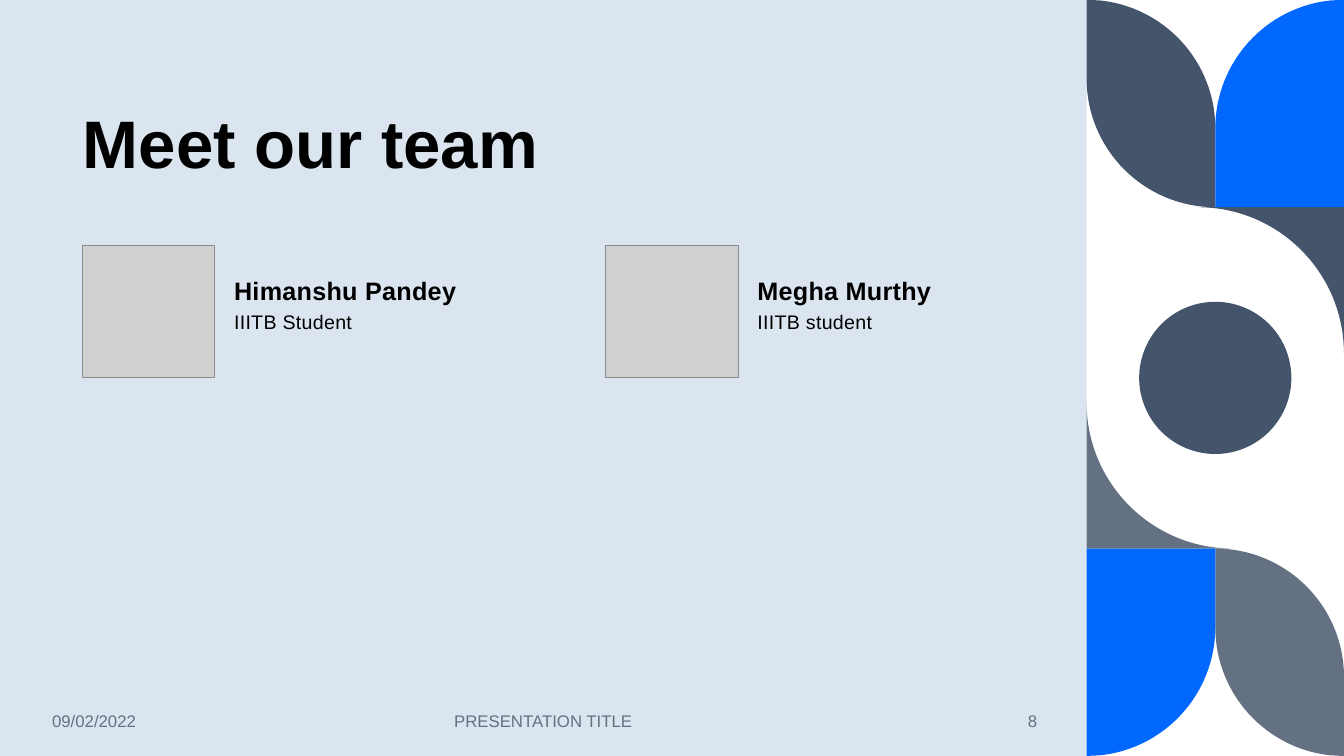
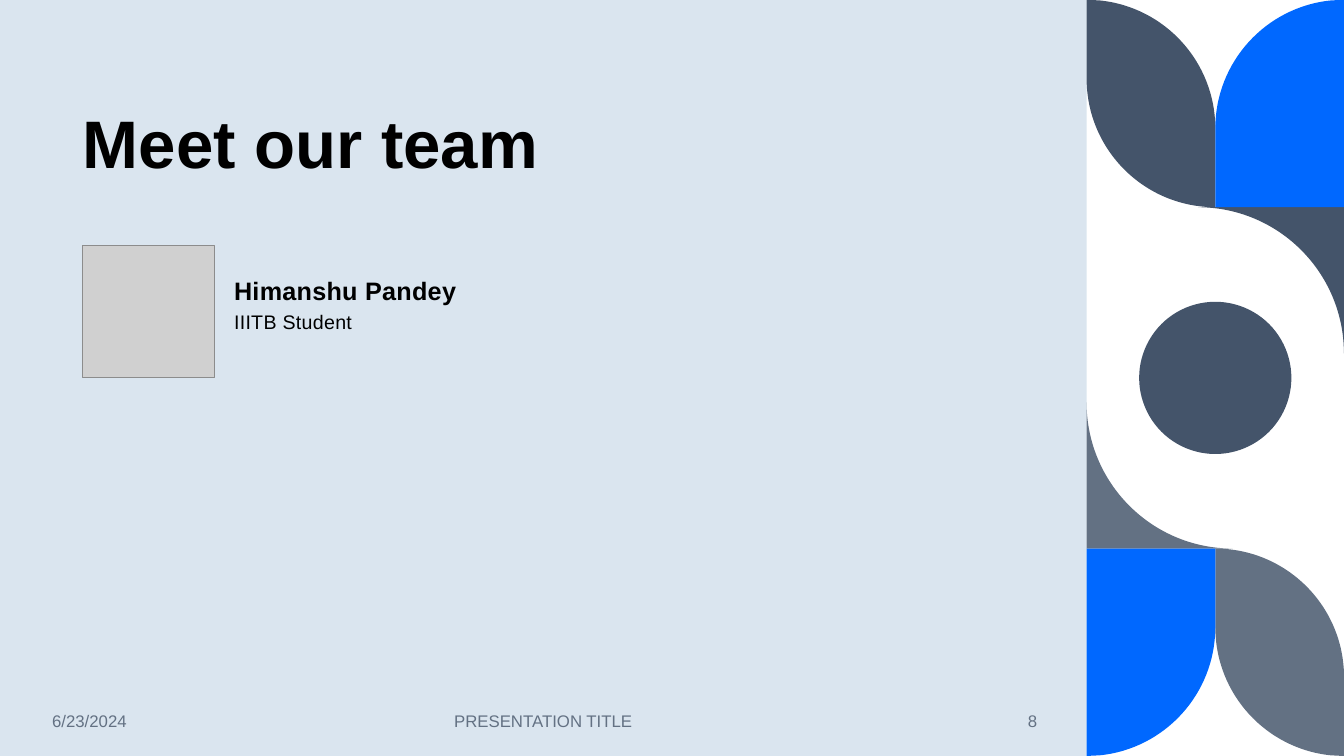
Before and after one commit to himsoftware/LendingClubCaseStudy, a slide deck: slide 8 of LendingClubCaseStudy.pptx. Drawn at 1344x756 pixels with LibreOffice and Linux fonts; fonts in the diff are those of the drawing; grey boxes stand for pictures. Boxes give left, top, right and bottom in pixels: in the first picture for what was removed or moved away, otherwise in the second. Text is boxed around its words. In the diff, an @@ line names an element or a change of style, - is before the commit and + after.

Commit message:
Upload file powerpoint
Upload file powerpoint

```diff
--- a/LendingClubCaseStudy.pptx
+++ b/LendingClubCaseStudy.pptx
@@ picture removed at bbox=[606, 246, 738, 378] @@
@@ text removed at bbox=[757, 281, 931, 305] @@
-Megha Murthy
@@ text removed at bbox=[757, 314, 872, 330] @@
-IIITB student
@@ text at bbox=[52, 715, 127, 727]: text changed @@
-09/02/2022
+6/23/2024
```
Also in this commit, not shown: 6 other slides changed, 7 slides removed.
